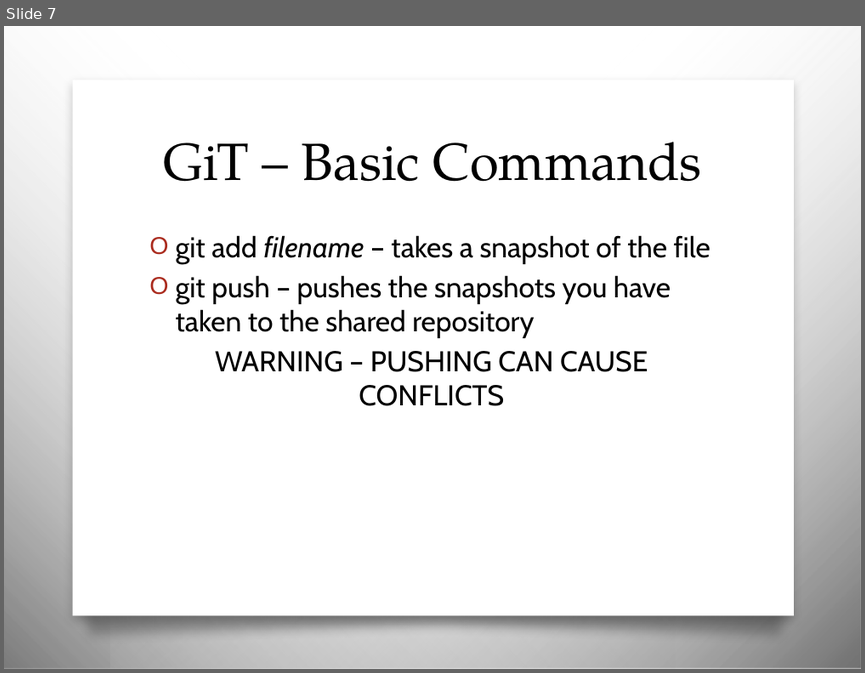
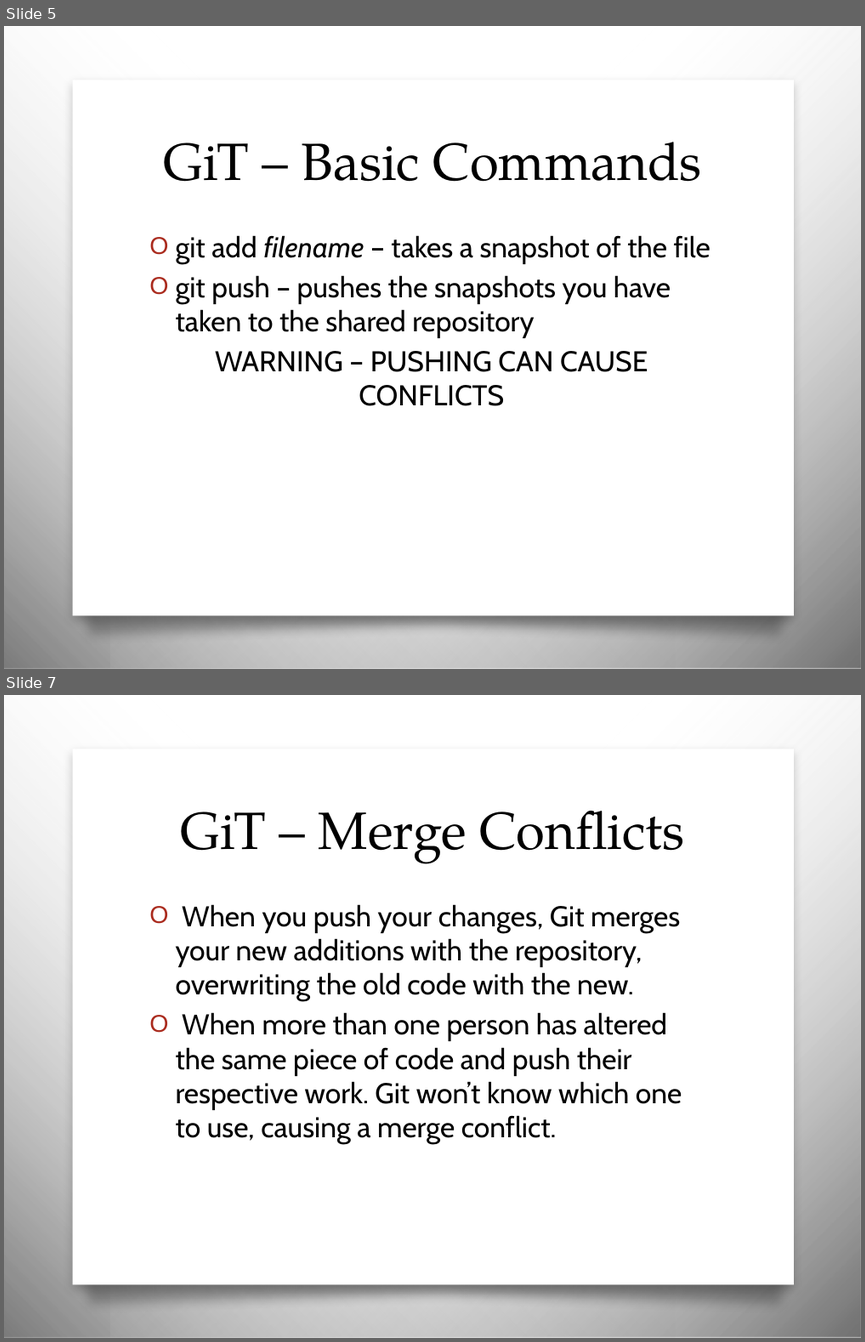
Before and after one commit to JCMander/PortalPower, a slide deck: Git/Git Slides.pptx. Shown one above the other, each under a label of ours: slide 7 before the commit, slides 5 and 7 after it; the slides between them are not shown. The pictures are 865x673 and 865x1342 pixels, drawn with LibreOffice and Linux fonts; fonts in the diff are those of the drawing; background and template pictures are left out. Boxes give left, top, right and bottom in pixels: in the first picture for what was removed or moved away, otherwise in the second. Text is boxed around its words. In the diff, an @@ line names an element or a change of style, - is before the commit and + after.

```diff
--- a/Git/Git Slides.pptx
+++ b/Git/Git Slides.pptx
@@ slide 7 added at bbox=[4, 695, 861, 1338], background picture (left out); not listed: 4 template elements that a slide beside it also shows @@
@@ title added at bbox=[181, 811, 685, 864], 44 pt, text #000000 @@
+GiT – Merge Conflicts
@@ text added at bbox=[176, 904, 681, 1144], 24 pt, text #000000 @@
+O When you push your changes, Git merges your new additions with the repository, overwriting the old code with the new.
+O When more than one person has altered the same piece of code and push their respective work. Git won’t know which one to use, causing a merge conflict.
@@ what was slide 7 is now slide 5 @@
```
Also in this commit, not shown: 1 slide changed, 4 other slides added, 2 slides removed, 1 other file.
